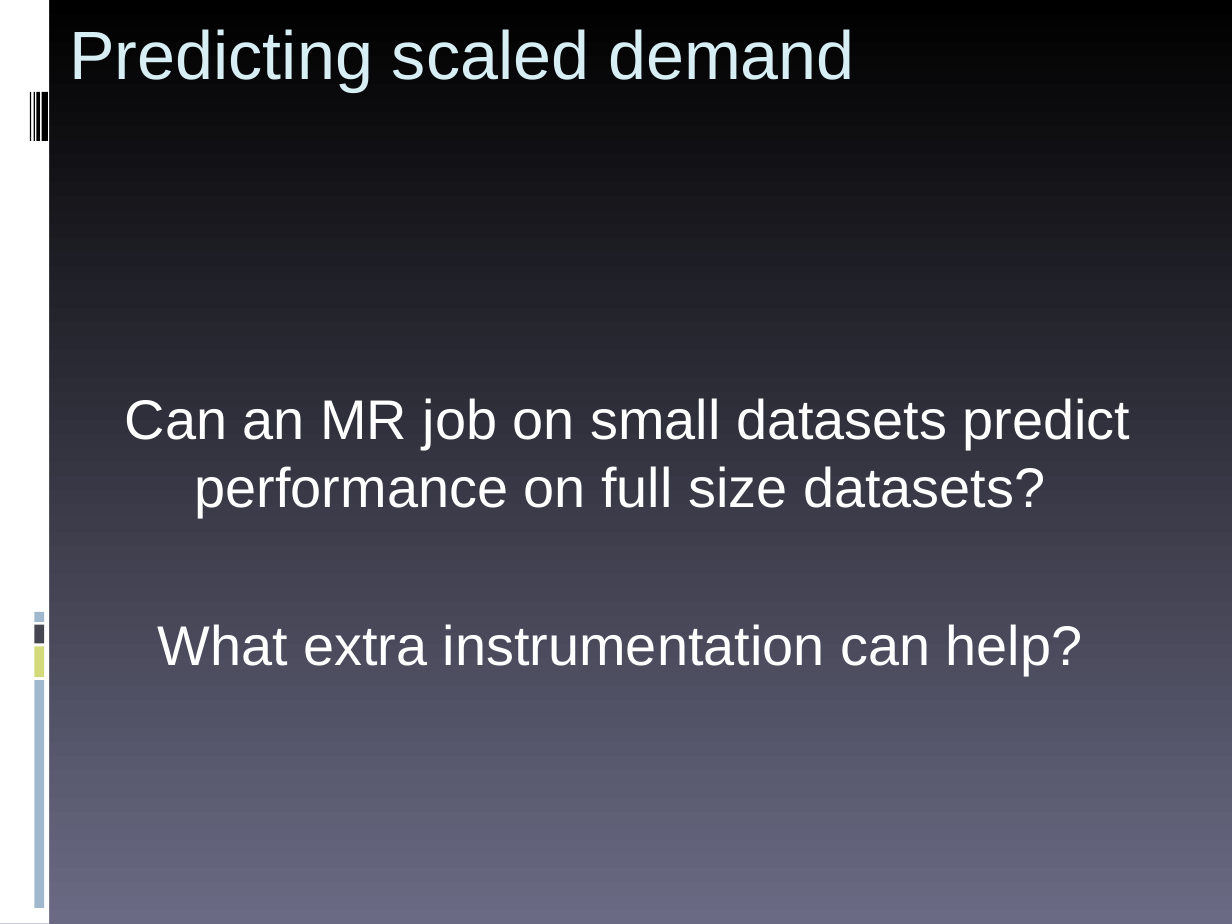
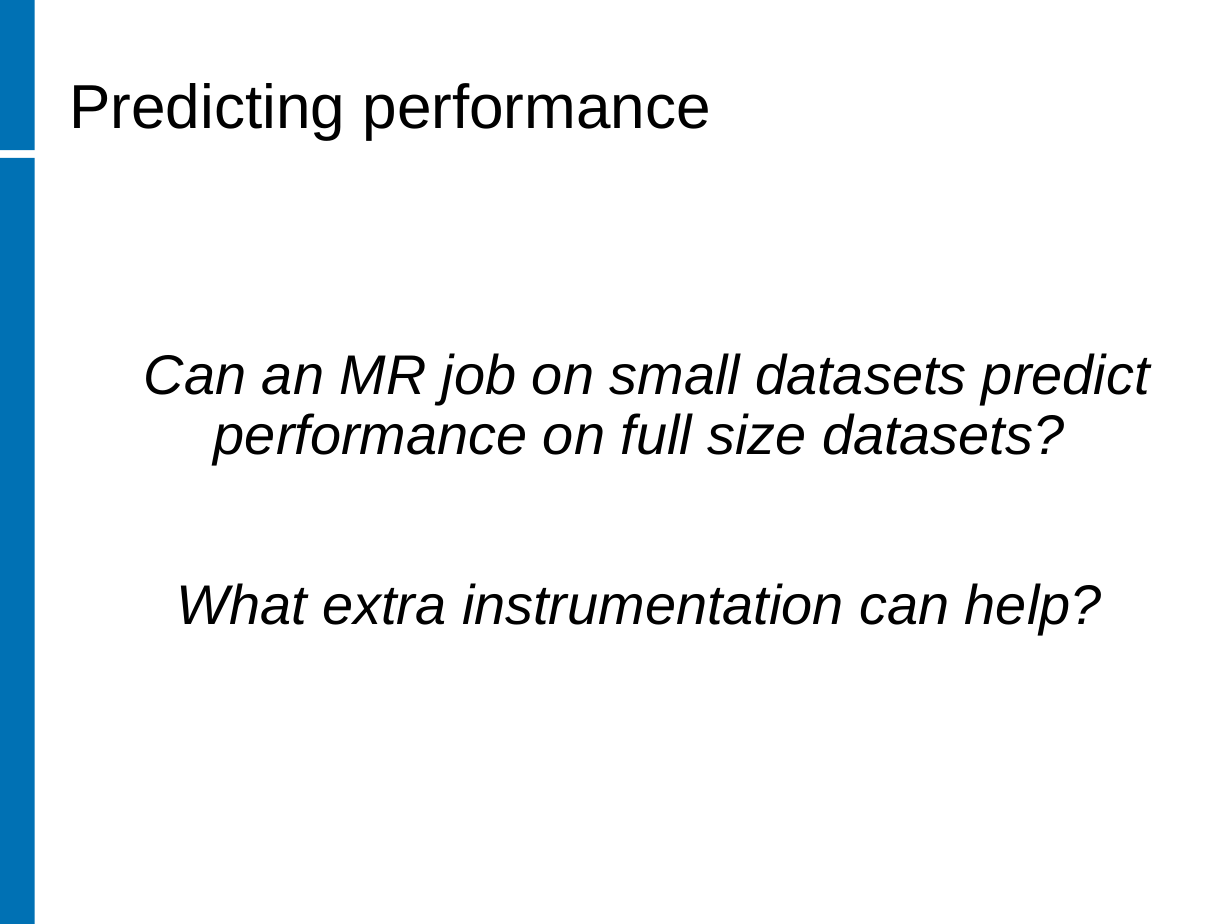
Before and after one commit to rhusar/smartfrog, a slide deck: slide 9 of core/components/hadoop/doc/workshop/benchmarking.ppt (slide 7 before the commit). Drawn at 1232x924 pixels with LibreOffice and Linux fonts; fonts in the diff are those of the drawing; background and template pictures are left out. Boxes give left, top, right and bottom in pixels: in the first picture for what was removed or moved away, otherwise in the second. Text is boxed around its words. In the diff, an @@ line names an element or a change of style, - is before the commit and + after.

```diff
--- a/core/components/hadoop/doc/workshop/benchmarking.ppt
+++ b/core/components/hadoop/doc/workshop/benchmarking.ppt
@@ background gradient #000000 to #6A6A84 to #FFFFFF @@
@@ rectangle added at [0,0,35,150], fill #0071B4 @@
@@ title "Predicting performance" at [70,83,711,140]: vertical alignment top to bottom @@
@@ title at [70,83,711,140]: text changed; size 44 to 40 pt; text colour #D6EEF4 to #000000 @@
-Predicting scaled demand
+Predicting performance
@@ rectangle removed at [30,92,31,141] @@
@@ rectangle removed at [34,92,35,141] @@
@@ rectangle removed at [36,92,39,141] @@
@@ rectangle removed at [41,92,48,141] @@
@@ rectangle: place and size @@
-rectangle at [0,0,49,923]
+rectangle at [0,158,35,923]
@@ rectangle at [0,158,35,923]: fill #FFFFFF to #0071B4 @@
@@ subtitle "Can an MR job on ...": place and size @@
-subtitle "Can an MR job on ..." at [125,398,1131,675]
+subtitle "Can an MR job on ..." at [144,353,1150,634]
@@ subtitle "Can an MR job on ..." at [144,353,1150,634]: text colour #FFFFFF to #000000, italic on; line spacing 1 to 0.9; more space between paragraphs @@
@@ rectangle removed at [35,625,45,644] @@
@@ rectangle removed at [35,613,45,623] @@
@@ rectangle removed at [35,646,45,677] @@
@@ rectangle removed at [35,681,45,909] @@
```
Also in this commit, not shown: 6 other slides changed, 3 slides added, 1 slide removed, 2 other files.
